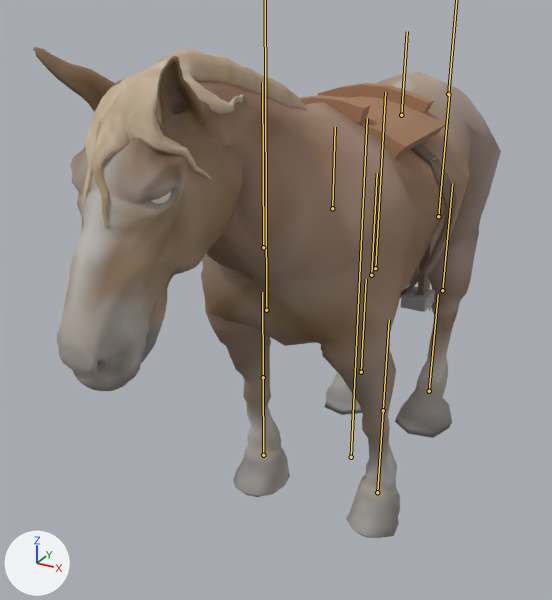
The glTF model gild_saddlehorse.glb: old version first, new version second.
The view is the same before and after, from a 50 mm camera at (1.19, -2.94, 2.23) aimed at (-0.22, -0.37, 0.94). The lights are fixed; the arrows at lower left show +X, +Y and +Z. The first picture is the older version. The bones that change, and the others that lie on the model, are drawn over the model as lines.
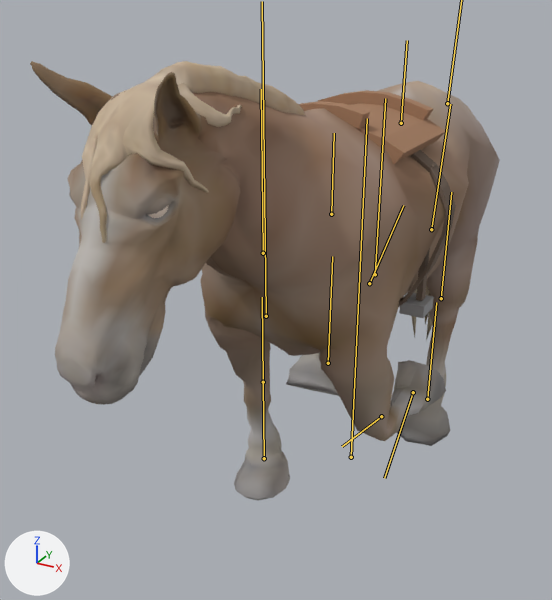
The newer file adds an action. The first version stands in its rest pose; the second is drawn at frame 12 of the action 'Trot_Loop'.

Boxes (x1, y1, x2, y2) around the edits, measured in the pictures (552 x 600 px):
'mesh', posed (11% shorter): before (33, 47, 501, 538); after (30, 61, 500, 500)
bone 'hips', root to tip: before (401, 115) to (407, 31); after (401, 123) to (407, 40)
bone 'chest', root to tip: before (332, 208) to (335, 127); after (331, 214) to (334, 133)
bone 'FL2', root to tip: before (383, 410) to (389, 319); after (381, 416) to (342, 446)
bone 'FL3', root to tip: before (377, 492) to (383, 410); after (413, 392) to (384, 478)
bone 'tail2', root to tip: before (438, 216) to (449, 93); after (431, 229) to (450, 104)
bone 'HR2', root to tip: before (371, 275) to (377, 173); after (369, 283) to (403, 205)
bone 'HR3', root to tip: before (361, 372) to (366, 279); after (328, 363) to (332, 256)

The change in detail:
Bone 'hips' (bone_hips) moves from (0.0, 0.0, 0.0) to (0.0, -0.036, 0.0).
Bone 'hips' (bone_hips) turns from (0, 0, 0) to (-1, 0, 0) degrees about its own x, y and z.
Bone 'chest' (bone_chest) turns from (0, 0, 0) to (1, 0, 0) degrees about its own x, y and z.
Bone 'neck' (bone_neck) turns from (0, 0, 0) to (1, 0, 0) degrees about its own x, y and z.
Bone 'FL2' (bone_fl2) turns from (0, 0, 0) to (77, 0, 0) degrees about its own x, y and z.
Bone 'FL3' (bone_fl3) turns from (0, 0, 0) to (55, 0, 0) degrees about its own x, y and z.
Bone 'tail1' (bone_tail1) turns from (0, 0, 0) to (-9, 0, 0) degrees about its own x, y and z.
Bone 'tail2' (bone_tail2) turns from (0, 0, 0) to (-3, 0, 0) degrees about its own x, y and z.
Bone 'HR2' (bone_hr2) turns from (0, 0, 0) to (-54, 0, 0) degrees about its own x, y and z.
Bone 'HR3' (bone_hr3) turns from (0, 0, 0) to (55, 0, 0) degrees about its own x, y and z.
